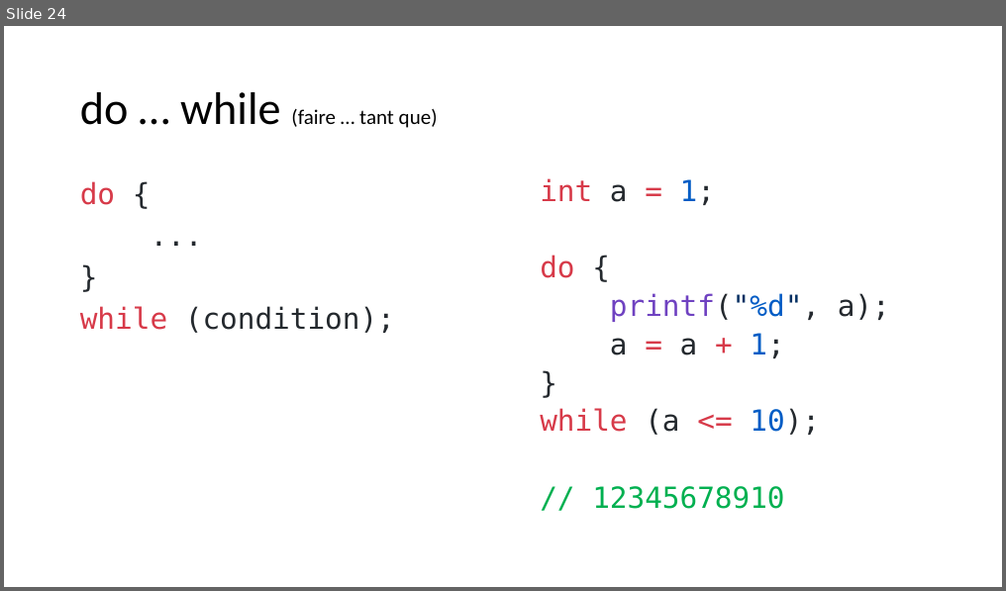
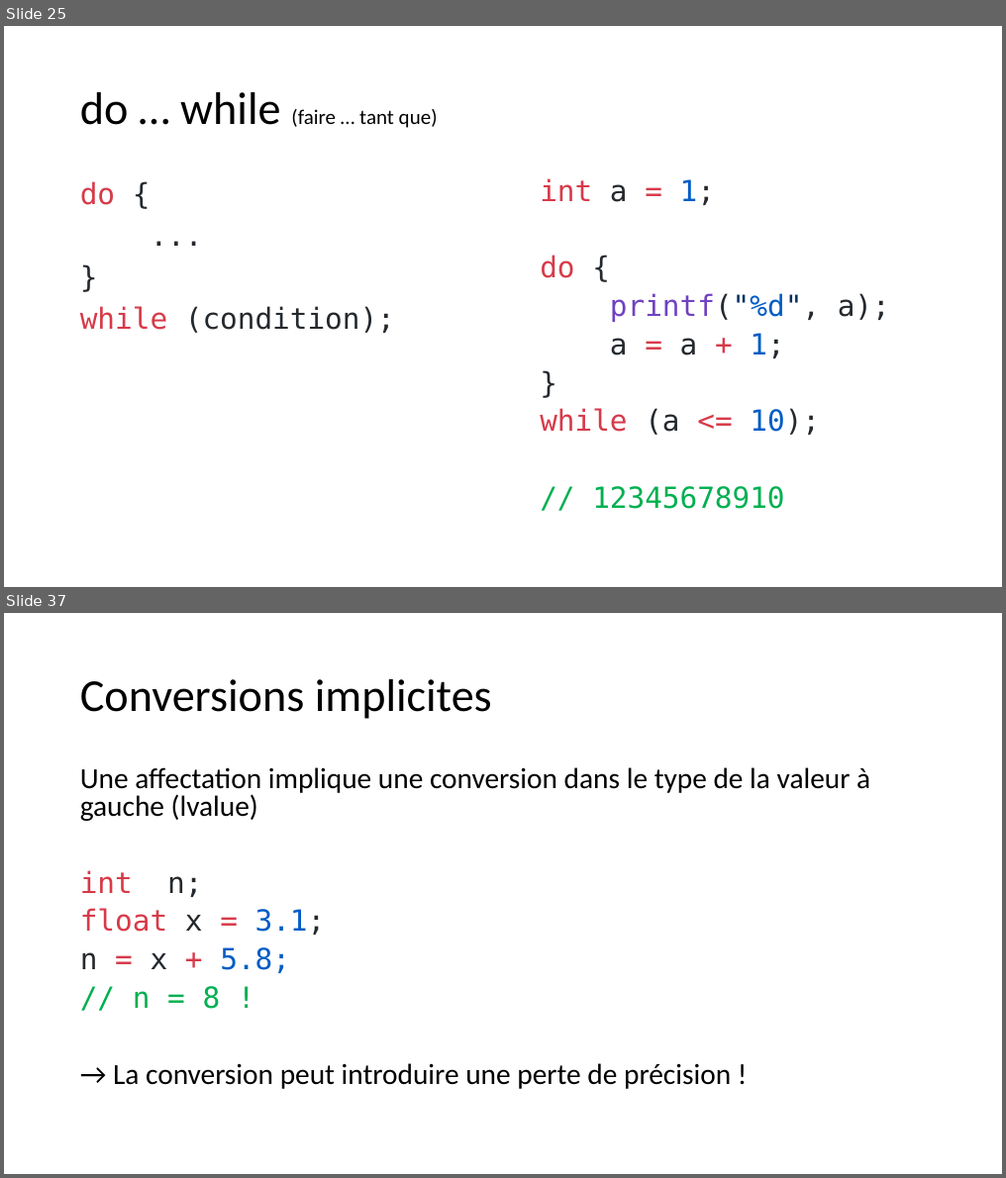
Before and after one commit to standard3/BTS1, a slide deck: 02_C/02_Types-et-operateurs/Types et opérateurs en C.pptx. Shown one above the other, each under a label of ours: slide 24 before the commit, slides 25 and 37 after it; the slides between them are not shown. The pictures are 1006x591 and 1006x1178 pixels, drawn with LibreOffice and Linux fonts; fonts in the diff are those of the drawing. Boxes give left, top, right and bottom in pixels: in the first picture for what was removed or moved away, otherwise in the second. Text is boxed around its words. In the diff, an @@ line names an element or a change of style, - is before the commit and + after.

```diff
--- a/02_C/02_Types-et-operateurs/Types et opérateurs en C.pptx
+++ b/02_C/02_Types-et-operateurs/Types et opérateurs en C.pptx
@@ slide 37 added at <box>4,613,1002,1174</box>, background #FFFFFF @@
@@ title added at <box>80,679,492,719</box>, 44 pt, text #000000 @@
+Conversions implicites
@@ text added at <box>80,767,870,1089</box>, 28 pt, text #000000 @@
+Une affectation implique une conversion dans le type de la valeur à gauche (lvalue)
+int n;
+float x = 3.1;
+n = x + 5.8;
+// n = 8 !
+→ La conversion peut introduire une perte de précision !
@@ what was slide 24 is now slide 25 @@
```
Also in this commit, not shown: 3 slides changed, 13 other slides added, 6 other files.
